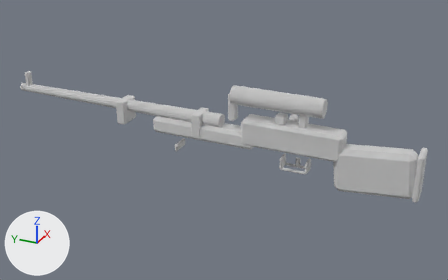
An edit to the glTF model ambush_loop/art/v2/models/kar98k_zf_lod0.glb, drawn before and after from the same camera.
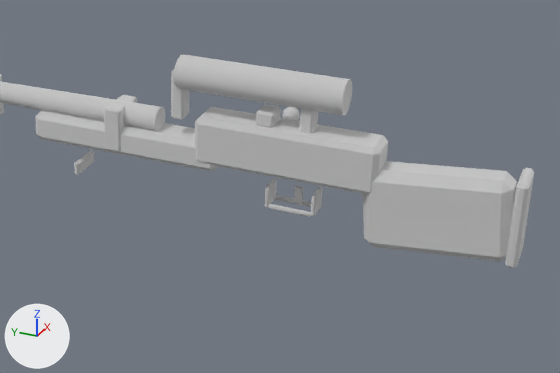
Old and new are each drawn whole from a 50 mm lens placed at (-1.299, -0.38, 0.644), pointed at (0.03, 0.218, -0.021) and again close up on the part from 30% to 99% of the width and 20% to 93% of the height. Lighting does not change. The marker at lower left points along +X, +Y and +Z. The last two pictures show the newer version. Vertices at exactly the same position are counted once.

Objects in the first close-up: 'kar98k_zf_body'.
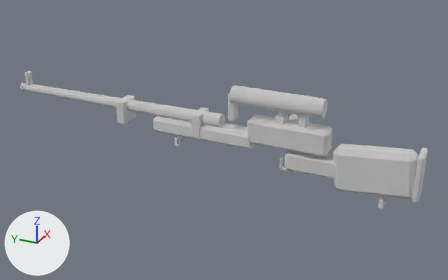
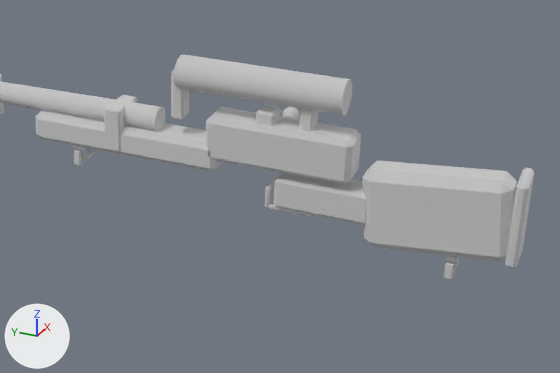
What the commit changed:
me_cube_737 is used by ob_kar98k_zf_body; location (0.0, 0.0, 0.0).
me_cube_737 had 568 vertices, 1048 faces and spanned x -0.029..0.081, y -0.281..0.835, z -0.075..0.143.
me_cube_737 now has 720 vertices, 1356 faces and spans x -0.029..0.081, y -0.281..0.835, z -0.095..0.143.
me_cube_737 part 1: the loose piece of 24 vertices spanning x -0.028..0.028, y -0.1..0.15, z 0.002..0.068 is scaled about its middle by (0.916, 0.792, 0.93), then moved by (0.0, 0.01, 0.005).
me_cube_737 part 2: a new loose piece of 64 vertices spanning x -0.022..0.022, y -0.205..-0.195, z -0.095..-0.073, in mat_v2_actor_atlas (white #e7e7e7).
me_cube_737 part 3: a new loose piece of 24 vertices spanning x -0.022..0.022, y -0.093..0.037, z -0.044..0.0, in mat_v2_actor_atlas (white #e7e7e7).
me_cube_737 part 4: a new loose piece of 24 vertices spanning x -0.016..0.016, y -0.208..-0.192, z -0.072..-0.065, in mat_v2_actor_atlas (white #e7e7e7).
Part 5, on me_cube_737:
20 vertices are removed from x -0.025..0.025, y 0.326..0.334, z -0.052..-0.032.
44 faces are deleted.
60 vertices are added at x -0.022..0.022, y 0.325..0.335, z -0.037..-0.015.
132 new faces join them.
Other edits to the shape of me_cube_737 do not show in these pictures.

Boxes [x1, y1, x2, y2] around the edits, measured in the close-ups (560 x 373 px; the box of a moved part takes in the faces that stretch with it):
'kar98k_zf_body', reshaped: before [0, 54, 534, 268]; after [0, 54, 534, 279]
part 1 of me_cube_737, moved or reshaped: before [194, 107, 388, 194]; after [205, 107, 361, 184]
part 2 of me_cube_737, added: after [444, 258, 459, 279]
part 3 of me_cube_737, added: after [274, 173, 367, 225]
part 4 of me_cube_737, added: after [444, 255, 459, 262]
part 5 of me_cube_737, reshaped: before [74, 150, 94, 175]; after [74, 148, 94, 165]
